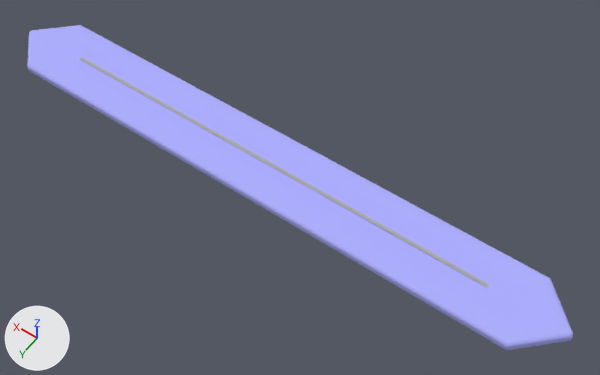
Before and after pictures for a commit that changed the glTF model development/3d models/resource/Feature Me Behavior/Tapnote.glb.
One viewpoint serves both versions: a 50 mm camera at (-2.032, 2.46, 3.857) aimed at (-0.25, -0.034, -0.064). Every picture has the same lights, and +X, +Y and +Z are marked at lower left. Where no turn or scale is listed for an object, it has been applied to the vertices.

Objects in the first picture: 'Line', 'NoteBase'.
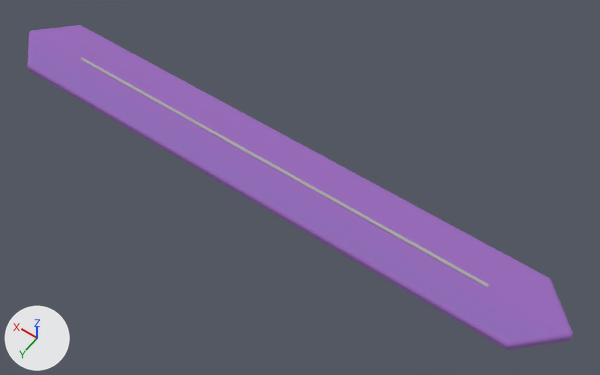
Changed parts and their boxes [x1, y1, x2, y2] in the pictures (600 x 375 px):
'NoteBase', surface changed (blue to purple)
    both: [27, 25, 573, 350]

The change in detail:
Picture 'tapnoteMaterial' (img_tapnotematerial) is new.
In material 'Base' (mat_base), base_color is no longer (0.425, 0.432, 1.0), blue #aeb0ff.
In material 'Base' (mat_base), texture is now set to img_tapnotematerial.
